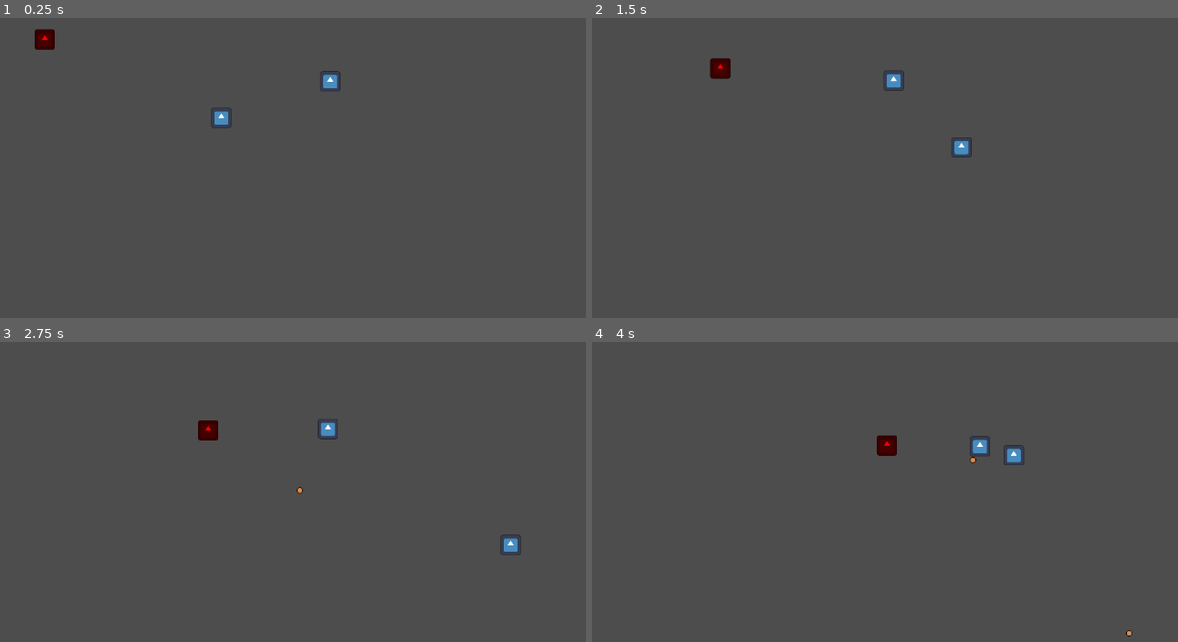
Above: before the commit, frames 1-4 (two rows, left to right).
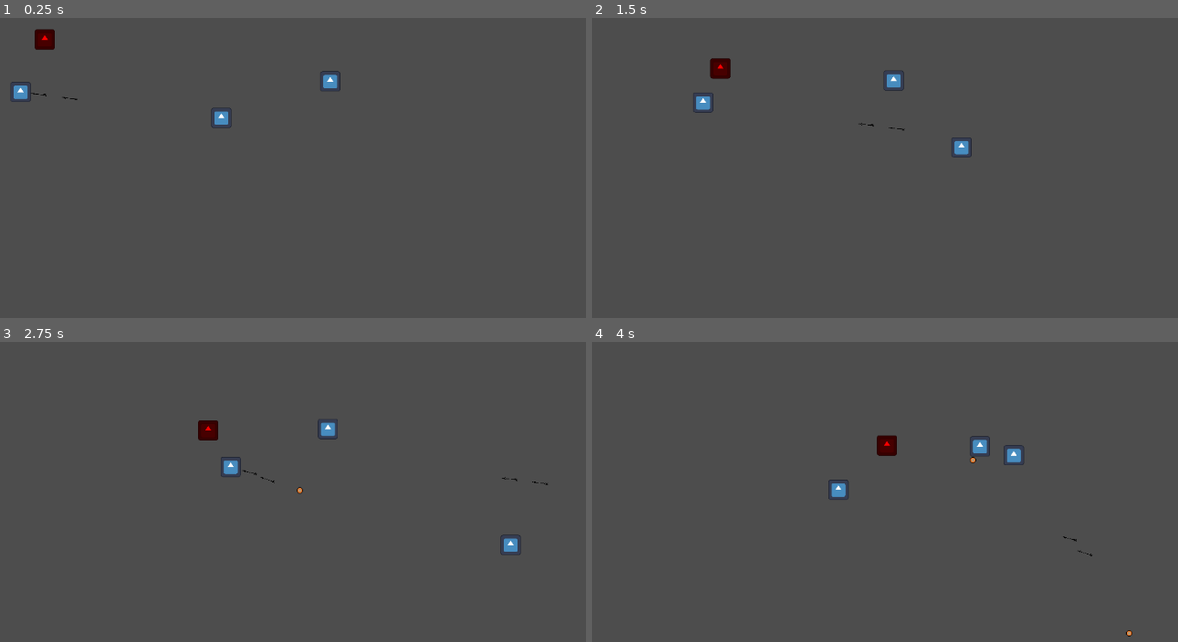
Above: after the commit, the same moments.

Repository: musyaffa-iman/GIMERSIA-FirstLineGames
Game: Godot game, scene res://scenes/game.tscn
The game is run twice, just before and just after one commit, with the same random seed, the same clock (stepped at 60 frames per second) and the same inputs. The engine's default icon, where the game draws it, is replaced by a stand-in: a white triangle on a blue panel in a dark square.
Inputs:
- Up to frame 1 (0.25 s): no input
- Up to frame 2 (1.5 s): hold Right (move_right) 0.53-1.28 s; tap Space (dash) at 0.6, 1.35 s; hold Down (move_down) from 1.28 s (still down)
- Up to frame 3 (2.75 s): release Down (move_down) at 2.03 s; hold Right (move_right) from 2.03 s (still down); tap Space (dash) at 2.1 s
- Up to frame 4 (4 s): release Right (move_right) at 2.78 s; hold Up (move_up) 2.78-3.53 s; tap Space (dash) at 2.85, 3.6 s; hold Left (move_left) from 3.53 s (still down)

The runs differ from the first frame. In frame 1, 0.2% of the frame differs, in the area x 1-14%, y 21-28%; in frame 2, 0.2%; in frame 3, 0.2%, in the area x 37-94%, y 38-48%; in frame 4, 0.2%.

Commit message:
rapiin kode skeleton

Diff:
--- a/Script/EnemysScript/Skeleton/Skeleton.gd
+++ /dev/null
@@ -1,266 +0,0 @@
-extends CharacterBody2D
-
-# Enemy Stats
-@export var max_health: float = 100.0
-@export var attack_damage: float = 10.0
-@export var defense: float = 5.0
-
-# Shooting parameters
-@export var arrow_speed: float = 300.0
-@export var detection_range: float = 500.0
-@export var arrow_rotation_offset_degrees: float = 0.0 # Set to -90 if your arrow texture points up
-@export var rotate_to_player: bool = false # If true, rotate the skeleton to face the player
-
-# Movement parameters
-@export var move_speed: float = 120.0
-@export var preferred_range_min: float = 200.0
-@export var preferred_range_max: float = 320.0
-@export var debug_logs: bool = false
-@export var arrow_spawn_distance: float = 24.0
-@export var dash_speed: float = 500.0
-@export var dash_duration: float = 0.1
-@export var dash_cooldown: float = 5.0
-
-# Optional features
-@export var use_los_check: bool = false # If true, only shoot when there's direct line-of-sight to player
-@export var invulnerable_during_dash: bool = true
-
-# Runtime invulnerability flag
-var invulnerable: bool = false
-
-# Dash state
-var is_dashing: bool = false
-var dash_timer: float = 0.0
-var dash_cooldown_timer: float = 0.0
-
-# Drag and drop the player here in the Inspector! (optional)
-@export var player: CharacterBody2D = null
-
-# State machine variables
-var current_health: float
-var can_shoot: bool = true
-var arrows_shot: int = 0
-var is_resting: bool = false
-
-# Timers
-var shoot_timer: float = 0.0
-var rest_timer: float = 0.0
-
-const SHOOT_INTERVAL = 0.2  # Time between arrows
-const REST_DURATION = 2.0   # Rest time after shooting 2 arrows
-const MAX_ARROWS = 2        # Number of arrows per burst
-
-# Arrow scene
-@export var arrow_scene: PackedScene = preload("res://Scenes/arrow.tscn")
-
-func _ready():
-	current_health = max_health
-	# Try to find player
-	call_deferred("find_player")
-
-	# Auto-connect hitbox signal if present
-	if has_node("hitbox"):
-		var hb = get_node("hitbox")
-		if hb and hb.has_signal("area_entered"):
-			hb.area_entered.connect(_on_hitbox_area_entered)
-
-func find_player():
-	if player and is_instance_valid(player):
-		return
-	var current_scene = get_tree().get_current_scene()
-	if current_scene:
-		for candidate_name in ["Player", "player"]:
-			var found = current_scene.find_child(candidate_name, true, false)
-			if found:
-				player = found
-				return
-	var group_nodes = get_tree().get_nodes_in_group("player")
-	if group_nodes.size() > 0:
-		player = group_nodes[0]
-
-func _physics_process(delta):
-	if not player:
-		find_player()
-		if debug_logs:
-			print("Skeleton: Looking for player...")
-		return
-
-	# Check if player is in range
-	var distance_to_player = global_position.distance_to(player.global_position)
-	if debug_logs:
-		print("Distance to player: ", distance_to_player)
-
-	# Basic chase/kite movement to maintain a preferred range, but only when the
-	# player is inside detection_range. Outside detection_range the skeleton idles.
-	var move_dir := Vector2.ZERO
-	if distance_to_player <= detection_range:
-		var dir_to_player: Vector2 = (player.global_position - global_position).normalized()
-		# Approach when too far, back off when too close
-		if distance_to_player > preferred_range_max:
-			move_dir = dir_to_player # approach
-		elif distance_to_player < preferred_range_min:
-			move_dir = -dir_to_player # back off
-		else:
-			move_dir = Vector2.ZERO
-
-	# Handle dash cooldown timer
-	if dash_cooldown_timer > 0.0:
-		dash_cooldown_timer = max(dash_cooldown_timer - delta, 0.0)
-
-	# If currently dashing, override movement with dash velocity
-	if is_dashing:
-		dash_timer -= delta
-		if dash_timer <= 0.0:
-			is_dashing = false
-			# end invulnerability when dash ends
-			if invulnerable_during_dash:
-				invulnerable = false
-			# stop dash; allow normal AI movement next frame
-			velocity = Vector2.ZERO
-		else:
-			# during dash, continue moving along velocity set when dash started
-			move_and_slide()
-			return
-
-	# Apply movement when not dashing
-	velocity = move_dir * move_speed
-	move_and_slide()
-
-	# Only handle facing and shooting when within detection range
-	if distance_to_player <= detection_range:
-		# Optionally face the player (disabled by default to avoid upside-down visuals)
-		if rotate_to_player:
-			look_at(player.global_position)
-
-		# If player is too close, attempt a dash back (only if not already dashing and cooldown is ready)
-		if not is_dashing and dash_cooldown_timer <= 0.0 and distance_to_player < preferred_range_min:
-			# start dash away from player
-			is_dashing = true
-			# start invulnerability window if enabled
-			if invulnerable_during_dash:
-				invulnerable = true
-			dash_timer = dash_duration
-			dash_cooldown_timer = dash_cooldown
-			var away_dir = (global_position - player.global_position).normalized()
-			velocity = away_dir * dash_speed
-			if debug_logs:
-				print("Skeleton: dashing away")
-			move_and_slide()
-			return
-
-		# Handle shooting state machine
-		if is_resting:
-			rest_timer += delta
-			if rest_timer >= REST_DURATION:
-				# Done resting, ready to shoot again
-				is_resting = false
-				arrows_shot = 0
-				rest_timer = 0.0
-				can_shoot = true
-		else:
-			if can_shoot and arrows_shot < MAX_ARROWS:
-				# Line-of-sight check (optional)
-				var can_fire := true
-				if use_los_check and player:
-					can_fire = has_line_of_sight_to_player()
-				if can_fire:
-					shoot_arrow()
-				can_shoot = false
-				shoot_timer = 0.0
-				arrows_shot += 1
-			elif not can_shoot:
-				shoot_timer += delta
-				if shoot_timer >= SHOOT_INTERVAL:
-					if arrows_shot < MAX_ARROWS:
-						can_shoot = true
-					else:
-						# Shot 2 arrows, start resting
-						is_resting = true
-						rest_timer = 0.0
-
-func shoot_arrow():
-	if not arrow_scene or not player:
-		return
-
-	# Create arrow instance
-	var arrow = arrow_scene.instantiate()
-
-	# Add arrow to the scene tree (parent to the level/world)
-	get_parent().add_child(arrow)
-
-	# Set arrow position and direction
-	var direction = (player.global_position - global_position).normalized()
-	arrow.global_position = global_position + direction * arrow_spawn_distance
-	arrow.rotation = direction.angle() + deg_to_rad(arrow_rotation_offset_degrees)
-
-	# Set arrow velocity
-	if arrow.has_method("set_velocity"):
-		arrow.set_velocity(direction * arrow_speed)
-	else:
-		arrow.set("velocity", direction * arrow_speed)
-
-	# Set arrow damage
-	if arrow.has_method("set_damage"):
-		arrow.set_damage(attack_damage)
-	else:
-		arrow.set("damage", attack_damage)
-
-	if debug_logs:
-		print("Skeleton: shot arrow at ", player.global_position, " from ", arrow.global_position)
-
-func has_line_of_sight_to_player() -> bool:
-	# Raycast from skeleton to player to detect walls/obstacles.
-	if not player:
-		return false
-	var space := get_world_2d().direct_space_state
-	var from_pos := global_position
-	var to_pos := player.global_position
-	var exclude := [self]
-	var params = PhysicsRayQueryParameters2D.new()
-	params.from = from_pos
-	params.to = to_pos
-	params.exclude = [self]
-	params.collide_with_bodies = true
-	params.collide_with_areas = true
-	# Leave collision_mask default so walls and bodies are detected
-	var res = space.intersect_ray(params)
-	# If nothing hit, line is clear. If collider is the player, also clear.
-	if not res or res.empty():
-		return true
-	var collider = res.get("collider")
-	if collider == player:
-		return true
-	return false
-
-func take_damage(damage: float):
-	var actual_damage = max(damage - defense, 0)
-	current_health -= actual_damage
-
-	# Visual feedback (optional)
-	modulate = Color.RED
-	await get_tree().create_timer(0.1).timeout
-	modulate = Color.WHITE
-
-	if current_health <= 0:
-		die()
-
-func die():
-	# Play death animation/effects here
-	queue_free()
-
-func _on_hitbox_area_entered(area):
-	# Handle collision with player attack
-	# Ignore damage while invulnerable (e.g., during dash)
-	if invulnerable:
-		if debug_logs:
-			print("Skeleton: ignored hit due to invulnerability")
-		return
-	if area.is_in_group("player_attack"):
-		var damage = 10.0
-		if area.has_method("get_damage"):
-			damage = area.get_damage()
-		else:
-			var maybe = area.get("damage")
-			if typeof(maybe) != TYPE_NIL:
-				damage = maybe
-		take_damage(damage)
--- /dev/null
+++ b/scenes/enemy/skeleton_enemy.tscn
@@ -0,0 +1,24 @@
+[gd_scene load_steps=3 format=3 uid="uid://ck8ofg0rug4mn"]
+
+[ext_resource type="PackedScene" uid="uid://d1m1ventjvf1o" path="res://scenes/enemy/base_enemy.tscn" id="1_jeyaq"]
+[ext_resource type="Script" uid="uid://c1faap32lk8yp" path="res://scripts/enemy/Skeleton.gd" id="2_khi1u"]
+
+[node name="SkeletonEnemy" instance=ExtResource("1_jeyaq")]
+script = ExtResource("2_khi1u")
+
+[node name="DashTimer" type="Timer" parent="." index="2"]
+one_shot = true
+
+[node name="DashCooldownTimer" type="Timer" parent="." index="3"]
+one_shot = true
+
+[node name="ShootTimer" type="Timer" parent="." index="4"]
+one_shot = true
+
+[node name="RestTimer" type="Timer" parent="." index="5"]
+one_shot = true
+
+[connection signal="timeout" from="DashTimer" to="." method="_on_dash_timer_timeout"]
+[connection signal="timeout" from="DashCooldownTimer" to="." method="_on_dash_cooldown_timer_timeout"]
+[connection signal="timeout" from="ShootTimer" to="." method="_on_shoot_timer_timeout"]
+[connection signal="timeout" from="RestTimer" to="." method="_on_rest_timer_timeout"]
--- a/scenes/game.tscn
+++ b/scenes/game.tscn
@@ -1,8 +1,9 @@
-[gd_scene load_steps=4 format=3 uid="uid://cbuu8aicue6gp"]
+[gd_scene load_steps=5 format=3 uid="uid://cbuu8aicue6gp"]
 
 [ext_resource type="PackedScene" uid="uid://0vq5s3xjx0s1" path="res://scenes/player.tscn" id="1_uwrxv"]
 [ext_resource type="PackedScene" uid="uid://cuxt7cpgawg7m" path="res://scenes/enemy/enemy_1.tscn" id="2_yqjtg"]
 [ext_resource type="PackedScene" uid="uid://uytgyhf7bac5" path="res://scenes/enemy/boss/fire_boss.tscn" id="3_lnu2h"]
+[ext_resource type="PackedScene" uid="uid://ck8ofg0rug4mn" path="res://scenes/enemy/skeleton_enemy.tscn" id="4_lbhrr"]
 
 [node name="Game" type="Node2D"]
 
@@ -15,3 +16,6 @@
 
 [node name="Fire Boss" parent="." instance=ExtResource("3_lnu2h")]
 position = Vector2(-304, -135)
+
+[node name="SkeletonEnemy" parent="." instance=ExtResource("4_lbhrr")]
+position = Vector2(-333, -43)
--- a/scenes/skeleton.tscn
+++ b/scenes/skeleton.tscn
@@ -1,6 +1,6 @@
-[gd_scene load_steps=5 format=3 uid="uid://km06goo6d1ia"]
+[gd_scene load_steps=5 format=3 uid="uid://pb415n0fy8fs"]
 
-[ext_resource type="Script" uid="uid://c1faap32lk8yp" path="res://Script/EnemysScript/Skeleton/Skeleton.gd" id="1_81u3t"]
+[ext_resource type="Script" uid="uid://c1faap32lk8yp" path="res://scripts/enemy/Skeleton.gd" id="1_81u3t"]
 [ext_resource type="Texture2D" uid="uid://dghx1dlryo6e6" path="res://Sprites/icon.svg" id="1_sfdtf"]
 
 [sub_resource type="RectangleShape2D" id="RectangleShape2D_81u3t"]
@@ -10,8 +10,8 @@
 size = Vector2(128, 129)
 
 [node name="Skeleton" type="CharacterBody2D"]
-position = Vector2(0, -1)
 script = ExtResource("1_81u3t")
+move_speed = 60.0
 
 [node name="Sprite2D" type="Sprite2D" parent="."]
 modulate = Color(1, 0.27450982, 0, 1)
@@ -26,3 +26,21 @@
 [node name="CollisionShape2D" type="CollisionShape2D" parent="hitbox"]
 position = Vector2(0, -0.5)
 shape = SubResource("RectangleShape2D_vd5x3")
+disabled = true
+
+[node name="DashTimer" type="Timer" parent="."]
+one_shot = true
+
+[node name="DashCooldownTimer" type="Timer" parent="."]
+one_shot = true
+
+[node name="ShootTimer" type="Timer" parent="."]
+one_shot = true
+
+[node name="RestTimer" type="Timer" parent="."]
+one_shot = true
+
+[connection signal="timeout" from="DashTimer" to="." method="_on_dash_timer_timeout"]
+[connection signal="timeout" from="DashCooldownTimer" to="." method="_on_dash_cooldown_timer_timeout"]
+[connection signal="timeout" from="ShootTimer" to="." method="_on_shoot_timer_timeout"]
+[connection signal="timeout" from="RestTimer" to="." method="_on_rest_timer_timeout"]
--- a/Script/EnemysScript/Skeleton/arrow_projectile.gd
+++ b/scripts/arrow_projectile.gd
@@ -1,7 +1,11 @@
 extends Area2D
 
 var velocity: Vector2 = Vector2.ZERO
-var damage: float = 10.0
+var damage: float = 10.0:
+	get:
+		return damage
+	set(value):
+		damage = value
 var lifetime: float = 5.0  # Arrow disappears after 5 seconds
 
 func _ready():
--- /dev/null
+++ b/scripts/enemy/Skeleton.gd
@@ -0,0 +1,185 @@
+extends Enemy
+
+# Shooting parameters
+@export var arrow_speed: float = 300.0
+@export var detection_range: float = 500.0
+@export var arrow_rotation_offset_degrees: float = 0.0 # Set to -90 if your arrow texture points up
+@export var rotate_to_player: bool = false # If true, rotate the skeleton to face the player
+
+# Movement parameters
+@export var preferred_range_min: float = 200.0
+@export var preferred_range_max: float = 320.0
+@export var debug_logs: bool = false
+@export var arrow_spawn_distance: float = 24.0
+@export var dash_speed: float = 500.0
+@export var dash_duration: float = 0.1
+@export var dash_cooldown: float = 5.0
+
+# Optional features
+@export var use_los_check: bool = false # If true, only shoot when there's direct line-of-sight to player
+@export var invulnerable_during_dash: bool = true
+
+# Dash state
+var is_dashing: bool = false
+var dash_ready: bool = true
+@onready var dash_timer: Timer = $DashTimer
+@onready var dash_cooldown_timer: Timer = $DashCooldownTimer
+
+# State machine variables
+var current_health: float
+var can_shoot: bool = true
+var arrows_shot: int = 0
+var is_resting: bool = false
+
+# Timers
+@onready var shoot_timer: Timer = $ShootTimer
+@onready var rest_timer: Timer = $RestTimer
+
+const SHOOT_INTERVAL = 0.2  # Time between arrows
+const REST_DURATION = 2.0   # Rest time after shooting 2 arrows
+const MAX_ARROWS = 2        # Number of arrows per burst
+
+# Arrow scene
+@export var arrow_scene: PackedScene = preload("res://Scenes/arrow.tscn")
+
+func _ready():
+	super._ready()
+	current_health = max_health
+
+func enemy_behavior(delta: float) -> void:
+	# Check if player is in range
+	var distance_to_player = global_position.distance_to(player.global_position)
+	if debug_logs:
+		print("Distance to player: ", distance_to_player)
+
+	# Basic chase/kite movement to maintain a preferred range, but only when the
+	# player is inside detection_range. Outside detection_range the skeleton idles.
+	var move_dir := Vector2.ZERO
+	if distance_to_player <= detection_range:
+		var dir_to_player: Vector2 = (player.global_position - global_position).normalized()
+		# Approach when too far, back off when too close
+		if distance_to_player > preferred_range_max:
+			move_dir = dir_to_player # approach
+		elif distance_to_player < preferred_range_min:
+			move_dir = -dir_to_player # back off
+		else:
+			move_dir = Vector2.ZERO
+
+	# Apply movement when not dashing
+	velocity = move_dir * move_speed
+
+	# Handle dash behavior
+	dash_behavior(delta)
+	# Handle shooting behavior
+	shoot_behavior(delta)
+
+	move_and_slide()
+
+func dash_behavior(delta: float) -> void:
+	var distance_to_player = global_position.distance_to(player.global_position)
+	if not is_dashing and dash_ready and distance_to_player < preferred_range_min:
+		# start dash away from player: configure and start timers instead of assigning floats
+		if dash_timer:
+			dash_timer.wait_time = dash_duration
+			dash_timer.start()
+		if dash_cooldown_timer:
+			dash_cooldown_timer.wait_time = dash_cooldown
+			dash_cooldown_timer.start()
+		dash_ready = false
+		is_dashing = true
+
+	if not is_dashing:
+		if invulnerable_during_dash:
+			invulnerable = false
+		return
+
+	# Only handle facing and shooting when within detection range
+	if distance_to_player <= detection_range:
+		# Optionally face the player (disabled by default to avoid upside-down visuals)
+		if rotate_to_player:
+			look_at(player.global_position)
+
+		# start invulnerability window if enabled
+		if invulnerable_during_dash:
+			invulnerable = true
+		var away_dir = (global_position - player.global_position).normalized()
+		velocity = away_dir * dash_speed
+		if debug_logs:
+			print("Skeleton: dashing away")
+		return
+
+func shoot_behavior(delta: float) -> void:
+	# Handle shooting state machine
+	if not is_resting:
+		if can_shoot and arrows_shot < MAX_ARROWS:
+			# Line-of-sight check (optional)
+			var can_fire := true
+			if use_los_check and player:
+				can_fire = has_line_of_sight_to_player()
+			if can_fire:
+				shoot_arrow()
+				can_shoot = false
+				shoot_timer.wait_time = SHOOT_INTERVAL
+				shoot_timer.start()
+				arrows_shot += 1
+
+func shoot_arrow():
+	if not arrow_scene or not player:
+		return
+
+	# Create arrow instance
+	var arrow = arrow_scene.instantiate()
+
+	# Add arrow to the scene tree (parent to the level/world)
+	get_parent().add_child(arrow)
+
+	# Set arrow position and direction
+	var direction = (player.global_position - global_position).normalized()
+	arrow.global_position = global_position + direction * arrow_spawn_distance
+	arrow.rotation = direction.angle() + deg_to_rad(arrow_rotation_offset_degrees)
+	arrow.velocity = direction * arrow_speed
+	arrow.damage = damage
+
+	if debug_logs:
+		print("Skeleton: shot arrow at ", player.global_position, " from ", arrow.global_position)
+
+func has_line_of_sight_to_player() -> bool:
+	# Raycast from skeleton to player to detect walls/obstacles.
+	if not player:
+		return false
+	var space := get_world_2d().direct_space_state
+	var params = PhysicsRayQueryParameters2D.new()
+	params.from = global_position
+	params.to = player.global_position
+	params.exclude = [self]
+	params.collide_with_bodies = true
+	params.collide_with_areas = true
+	# Leave collision_mask default so walls and bodies are detected
+	var res = space.intersect_ray(params)
+	# If nothing hit, line is clear. If collider is the player, also clear.
+	if not res or res.empty():
+		return true
+	var collider = res.get("collider")
+	if collider == player:
+		return true
+	return false
+
+func _on_dash_timer_timeout() -> void:
+	is_dashing = false
+
+func _on_dash_cooldown_timer_timeout() -> void:
+	dash_ready = true
+
+func _on_shoot_timer_timeout() -> void:
+	if arrows_shot < MAX_ARROWS:
+		can_shoot = true
+	else:
+		# Shot all arrows, start resting
+		is_resting = true
+		rest_timer.wait_time = REST_DURATION
+		rest_timer.start()
+
+func _on_rest_timer_timeout() -> void:
+	is_resting = false
+	arrows_shot = 0
+	can_shoot = true
--- a/scripts/enemy/base_enemy.gd
+++ b/scripts/enemy/base_enemy.gd
@@ -2,8 +2,8 @@
 extends CharacterBody2D
 class_name Enemy
 
-@export var health: int = 3
-@export var speed: float = 80.0
+@export var max_health: int = 3
+@export var move_speed: float = 80.0
 @export var damage: int = 1
 @export var knockback_resistance: float = 0.5  # 0 = full knockback, 1 = no knockback
 
@@ -13,13 +13,15 @@
 var invulnerable: bool = false
 var invulnerability_time: float = 0.5
 var invulnerability_timer: float = 0.0
+var health: int = 0
 
 func _ready() -> void:
+	health = max_health
 	player = get_tree().get_first_node_in_group("player")
 
 func _physics_process(delta: float) -> void:
 	if player:
-		move_behavior(delta)
+		enemy_behavior(delta)
 
 	# Handle invulnerability timer
 	if invulnerable:
@@ -35,16 +37,16 @@
 	move_and_slide()
 
 @abstract
-func move_behavior(delta: float) -> void
+func enemy_behavior(delta: float) -> void
 
 func take_damage(amount: int, from_direction: Vector2 = Vector2.ZERO, knockback_force: float = 300.0) -> void:
 	if invulnerable:
 		return
 
-	health -= amount
-	print("Enemy ", self.name, " took ", amount, " damage! Current health: ", health)
+	max_health -= amount
+	print("Enemy ", self.name, " took ", amount, " damage! Current max_health: ", max_health)
 	apply_knockback(from_direction, knockback_force)
-	if health <= 0:
+	if max_health <= 0:
 		die()
 
 	invulnerable = true
--- a/scripts/enemy/boss/base_boss.gd
+++ b/scripts/enemy/boss/base_boss.gd
@@ -2,7 +2,6 @@
 extends Enemy
 class_name BossBase
 
-@export var max_health: int = 10
 @export var phase_two_threshold: int = 25
 @export var attack_cooldown: float = 2.0
 var phase_two: bool = false
@@ -10,13 +9,12 @@
 
 func _ready() -> void:
 	super()
-	health = max_health
 	attack_timer = attack_cooldown
 	print("Boss spawned:", name)
 
 func _physics_process(delta: float) -> void:
 	if player:
-		move_behavior(delta)
+		enemy_behavior(delta)
 		attack_timer -= delta
 		if attack_timer <= 0:
 			perform_attack()
--- a/scripts/enemy/boss/fire_boss.gd
+++ b/scripts/enemy/boss/fire_boss.gd
@@ -3,9 +3,9 @@
 @export var fireball_scene: PackedScene
 @export var shoot_speed: float = 350.0
 
-func move_behavior(delta: float) -> void:
+func enemy_behavior(delta: float) -> void:
 	var direction = (player.global_position - global_position).normalized()
-	velocity = direction * speed
+	velocity = direction * move_speed
 
 func perform_attack():
 	if not fireball_scene:
@@ -18,6 +18,6 @@
 
 func enter_phase_two():
 	super()
-	speed *= 1.4
+	move_speed *= 1.4
 	attack_cooldown *= 0.7
 	print("FireBoss enraged!")
--- a/scripts/enemy/enemy_1.gd
+++ b/scripts/enemy/enemy_1.gd
@@ -1,5 +1,5 @@
 extends Enemy
 
-func move_behavior(delta: float) -> void:
+func enemy_behavior(delta: float) -> void:
 	var direction = (player.global_position - global_position).normalized()
-	velocity = direction * speed
+	velocity = direction * move_speed
Renamed: Script/EnemysScript/Skeleton/arrow_projectile.gd.uid -> scripts/arrow_projectile.gd.uid
Renamed: Script/EnemysScript/Skeleton/Skeleton.gd.uid -> scripts/enemy/Skeleton.gd.uid
